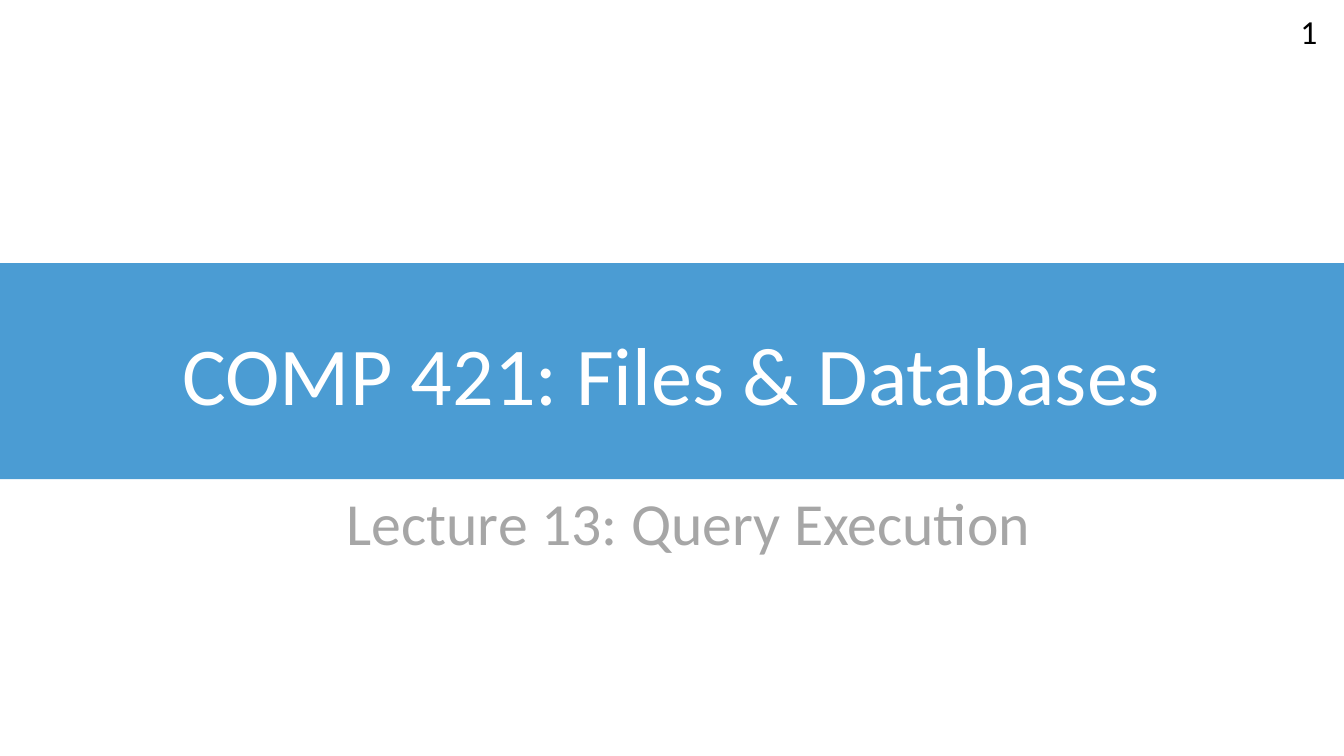
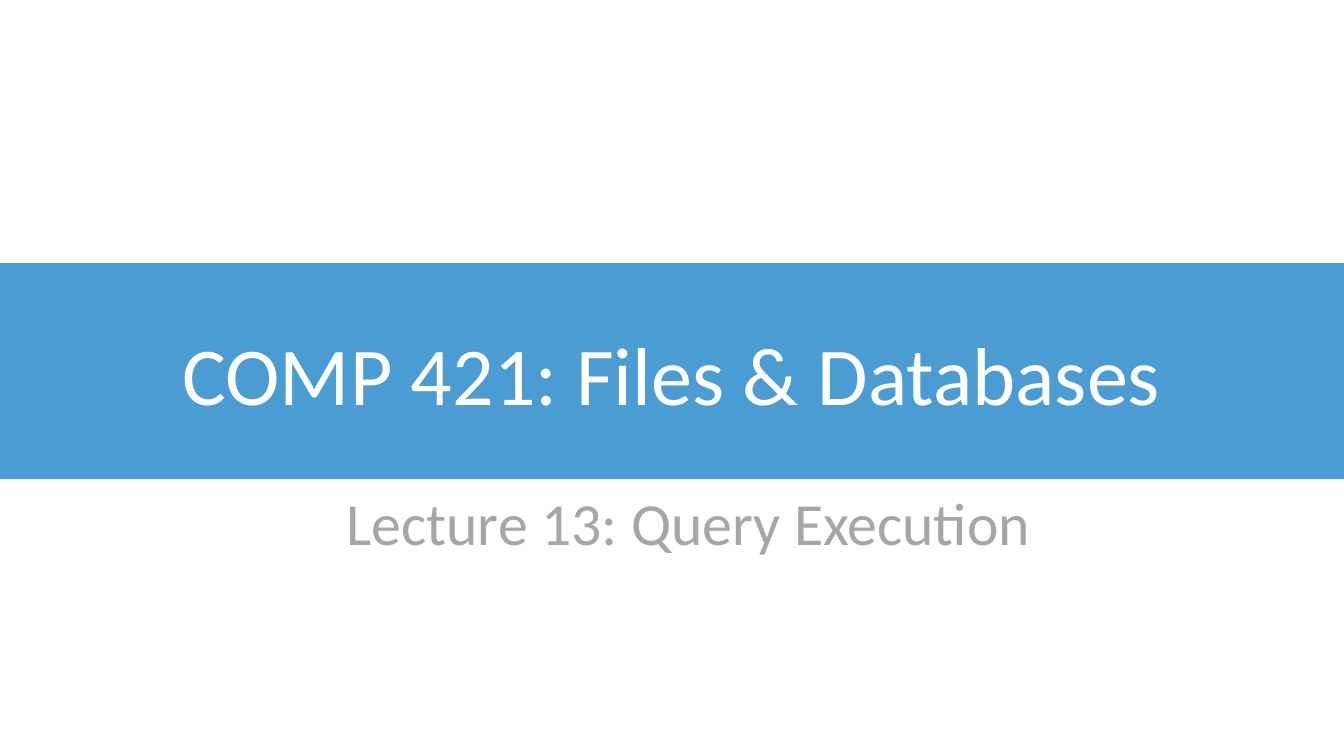
Before and after one commit to bsb20/bsb20.github.io, a slide deck: slide 1 of docs/421_f26/lectures/L13_query_execution.pptx. Drawn at 1344x756 pixels with LibreOffice and Linux fonts; fonts in the diff are those of the drawing; background and template pictures are left out. Boxes give left, top, right and bottom in pixels: in the first picture for what was removed or moved away, otherwise in the second. Text is boxed around its words. In the diff, an @@ line names an element or a change of style, - is before the commit and + after.

```diff
--- a/docs/421_f26/lectures/L13_query_execution.pptx
+++ b/docs/421_f26/lectures/L13_query_execution.pptx
@@ page number removed at [1300, 22, 1317, 44] @@
-1
```
Also in this commit, not shown: 6 other slides changed, 1 other file.
